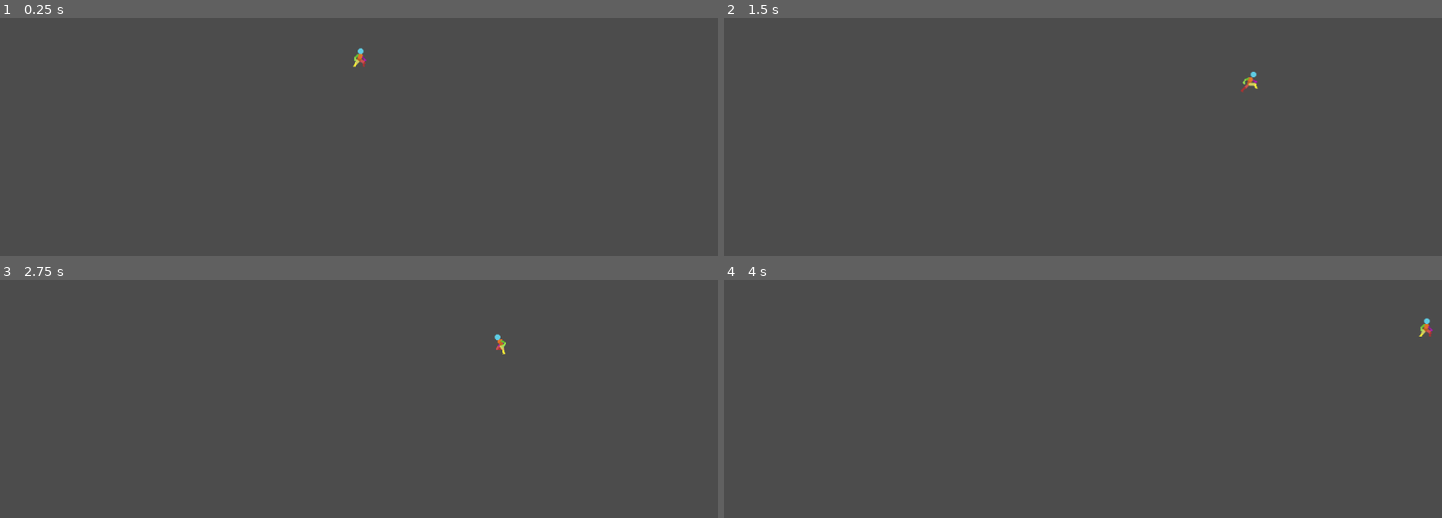
Above: before the commit, frames 1-4 (two rows, left to right).
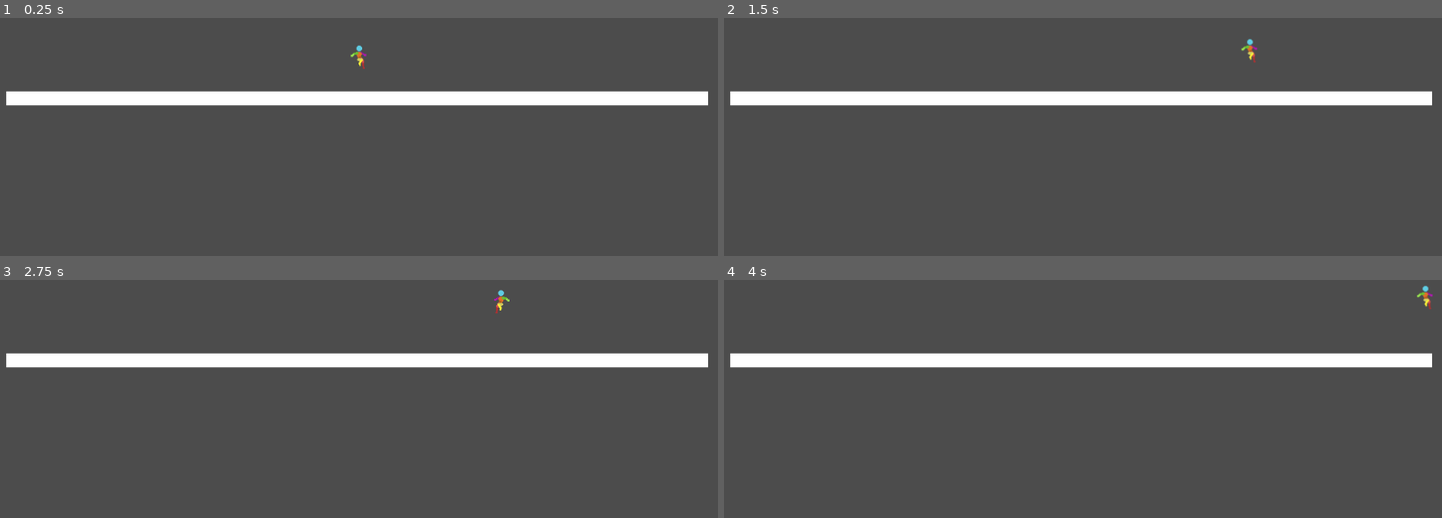
Above: after the commit, the same moments.

Repository: seanj29/Wall-climb
Game: Godot game, scene res://Main.tscn
The game is run twice, just before and just after one commit, with the same random seed, the same clock (stepped at 60 frames per second) and the same inputs.
Inputs:
- Up to frame 1 (0.25 s): no input
- Up to frame 2 (1.5 s): tap Enter at 0.5 s; hold Right (ui_right) from 0.53 s (still down); tap Space (ui_select) at 0.6, 0.77, 1.07, 1.35 s
- Up to frame 3 (2.75 s): tap Space (ui_select) at 1.52, 1.82, 2.1 s; release Right (ui_right) at 2.03 s; hold Left (ui_left) from 2.03 s (still down)
- Up to frame 4 (4 s): release Left (ui_left) at 2.78 s; hold Right (ui_right) from 2.78 s (still down); tap Space (ui_select) at 2.85, 3.02, 3.32, 3.6, 3.77 s

The runs differ from the first frame. In frame 1, 6.4% of the frame differs, in the area x 0-99%, y 11-37%; in frame 2, 6.5%, in the area x 0-99%, y 8-37%; in frame 3, 6.4%; in frame 4, 6.4%.

Commit message:
added double jump.. somehow?

Diff:
--- a/Main.tscn
+++ b/Main.tscn
@@ -1,19 +1,26 @@
-[gd_scene load_steps=3 format=2]
+[gd_scene load_steps=4 format=2]
 
 [ext_resource path="res://Player/Player.tscn" type="PackedScene" id=1]
 
 [sub_resource type="RectangleShape2D" id=1]
 
+[sub_resource type="QuadMesh" id=2]
+size = Vector2( 1000, 20 )
+
 [node name="Main" type="Node"]
 
 [node name="Player" parent="." instance=ExtResource( 1 )]
 position = Vector2( 514, 302 )
-gravity = 350
-jump_speed = 150
 
 [node name="StaticBody2D" type="StaticBody2D" parent="."]
+position = Vector2( 510, 375 )
+__meta__ = {
+"_edit_group_": true
+}
 
 [node name="CollisionShape2D" type="CollisionShape2D" parent="StaticBody2D"]
-position = Vector2( 513, 383 )
 scale = Vector2( 50, 1 )
 shape = SubResource( 1 )
+
+[node name="MeshInstance2D" type="MeshInstance2D" parent="StaticBody2D"]
+mesh = SubResource( 2 )
--- a/Player/Movement.gd
+++ b/Player/Movement.gd
@@ -4,6 +4,7 @@
 export (int) var max_speed = 200
 export (int) var gravity = 350
 export (int) var jump_speed = 150
+export (int) var max_jumps = 2
 
 onready var screen_size = get_viewport_rect().size
 onready var _sprite = $AnimatedSprite
@@ -11,8 +12,9 @@
 var direction = Vector2.RIGHT
 var velocity = Vector2()
 
+var jumpCount = 0
 
-func _process(delta):
+func _process(_delta):
 
 	animLoop()
 
@@ -30,9 +32,13 @@
 		velocity.x = 0
 
 
+	if is_on_floor():
+		jumpCount = 0
 
-	if is_on_floor() and Input.is_action_just_pressed("ui_select"):
+	if Input.is_action_just_pressed("ui_select") and jumpCount != max_jumps:
 		velocity.y = -jump_speed
+		jumpCount += 1
+
 
 	move_and_slide(velocity, Vector2(0, -1))
 
@@ -43,11 +49,13 @@
 
 	if velocity.x != 0 and is_on_floor():
 		playAnim("Running",velocity.x < 0)
+	elif !is_on_floor():
+		playAnim("Jumping",  direction == Vector2.LEFT)
 	else:
 		playAnim("Idling", direction == Vector2.LEFT)
 
 
 func playAnim(animName, isflippedh = false, isflippedv = false):
-	 _sprite.play(animName)
-	 _sprite.flip_h = isflippedh
-	 _sprite.flip_v = isflippedv
+	_sprite.play(animName)
+	_sprite.flip_h = isflippedh
+	_sprite.flip_v = isflippedv
--- a/Player/Player.tscn
+++ b/Player/Player.tscn
@@ -13,8 +13,8 @@
 [ext_resource path="res://Player/Animations/Character Idle 48x48.png" type="Texture" id=11]
 
 [sub_resource type="CapsuleShape2D" id=66]
-radius = 17.0
-height = 12.0
+radius = 15.0
+height = 6.0
 
 [sub_resource type="AtlasTexture" id=1]
 flags = 4
@@ -354,12 +354,12 @@
 "speed": 12.0
 }, {
 "frames": [ SubResource( 21 ), SubResource( 22 ), SubResource( 23 ) ],
-"loop": true,
+"loop": false,
 "name": "Jumping",
 "speed": 12.0
 }, {
 "frames": [ SubResource( 24 ), SubResource( 25 ), SubResource( 26 ), SubResource( 27 ), SubResource( 28 ), SubResource( 29 ), SubResource( 30 ), SubResource( 31 ), SubResource( 32 ) ],
-"loop": true,
+"loop": false,
 "name": "Landing",
 "speed": 12.0
 }, {
@@ -391,11 +391,9 @@
 
 [node name="Player" type="KinematicBody2D"]
 script = ExtResource( 1 )
-__meta__ = {
-"_edit_group_": true
-}
 
 [node name="CollisionShape2D" type="CollisionShape2D" parent="."]
+position = Vector2( -2, 2 )
 shape = SubResource( 66 )
 
 [node name="AnimatedSprite" type="AnimatedSprite" parent="."]
